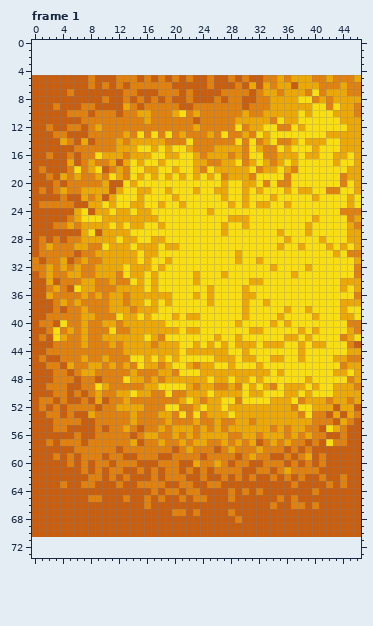
Pixel-art file, stored at art/beer-animation.aseprite. The first picture shows the starting point.
47x66 pixels, 15 frames. Shown: frame 1. The old version is drawn lined up with the new one, on the new canvas. The commit also changed other frames, which this record leaves out.
After:
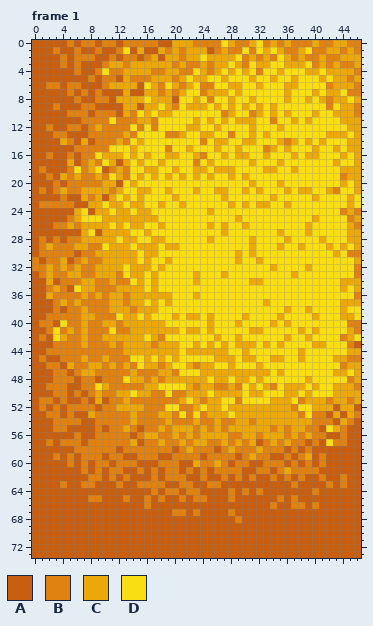
Palette (. is transparent): A #c85e10  B #e08211  C #eca809  D #f9de13
The edit:
canvas 47x66 -> 47x74, the old top-left corner now at 0,5
Changed rows in their new state; - is an unchanged pixel.
Frame 1:
first column x 0:
 0 AAAAABABBABBABBBBBAACCCBBBBDCBBCDBCBCBBBCBBCCBB
 1 AAABAABAABAABDACAACBCBCCCABCBBDBDCDCBBCDBBCCBCB
 2 AAAABABBBAABABBABCACCBCCDCCCCDBCBCBDCBCBBCBBCCC
 3 AAAABABAAABCCBCCCCCCBCBBCBCCDCBDCCDDCCCDBCBCBBC
 4 AAAAAABAABDBBCCCCBBCCBBDCBCDCDCDBDDCDDDCCDCCCCB
 5 ----------BBAC-B-CCC-CDCCDDCDDDCDDCDD-DDDCDCC--
 6 --BB-BB-A--CCCCADC-DCBCDB-DDCCDDCDDD-CDDDD-C-C-
 7 -------B-B---CA-CC-C-CDDBCCCDCDDDDDD-DDDCD--D--
 8 ------B--B--CCCCDCCC-DDCDBDDCDDCDDDD-D-CD----D-
 9 --------------C-CCDC-DCCCDCDCDCDCD-DDDDD-------
10 -------------C-D-DCCD-DDDDD-CDD-CD-D-D-DC------
11 -----------D---C--DDDDDCDCDCD---DD--D--C-------
12 --------------D-D-DDDDC-DDCDD-D-D--CD-D--------
13 ----------------D-DB--DDC-D--DDC-------------D-
14 --------------D-DDDDDD-D-DCCD-CCDD-C----D---D--
15 -----------DDD---D-B---DDD-DD-D-D-C--------CD--
16 -------------D-D---------DD-D-C--CDDD------D---
17 ----------D------------BDCDDD-D--DD--D---------
18 ------------------------C----DD-D---DC------C--
19 ---------------------------D-D-D----D----------
20 -----------C---------------D--D--D-CD-------C--
21 -----------B------------------------------C----
22 -------------C----------------D----------------
23 ------------C----------------------------------
24 ---------------------------------------------C-
25 ----------------------------D-D----------------
26 -------------------------C---------------------
27 ----------------C------------------------------
28 -------------------------C-----C---------------
29 -------------------------------C---------------
30 -------------------------------C---------------
first column x 25:
35 D----D--------
36 D----DD-------
37 D----D--------
38 -----D--------
39 C-------------
40 C-------------
41 C-------------
42 ------------D-
43 ---------D---D
first column x 0:
71 AAAAAAAAAAAAAAAAAAAAAAAAAAAAAAAAAAAAAAAAAAAAAAA
72 AAAAAAAAAAAAAAAAAAAAAAAAAAAAAAAAAAAAAAAAAAAAAAA
73 AAAAAAAAAAAAAAAAAAAAAAAAAAAAAAAAAAAAAAAAAAAAAAA
